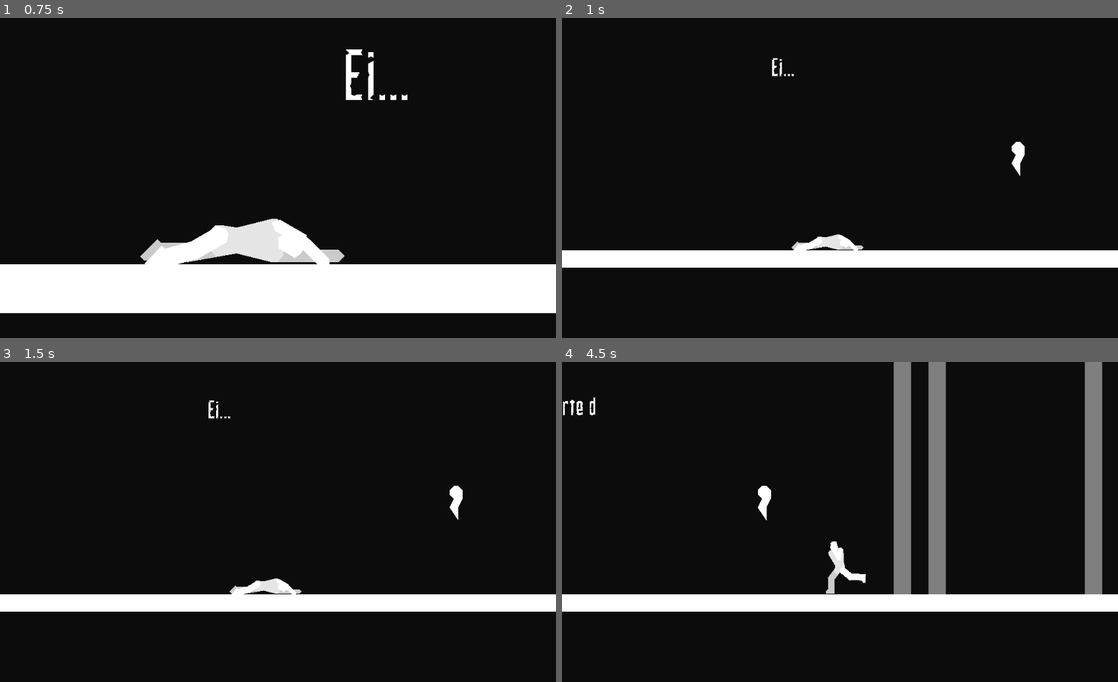
Above: before the commit, frames 1-4 (two rows, left to right).
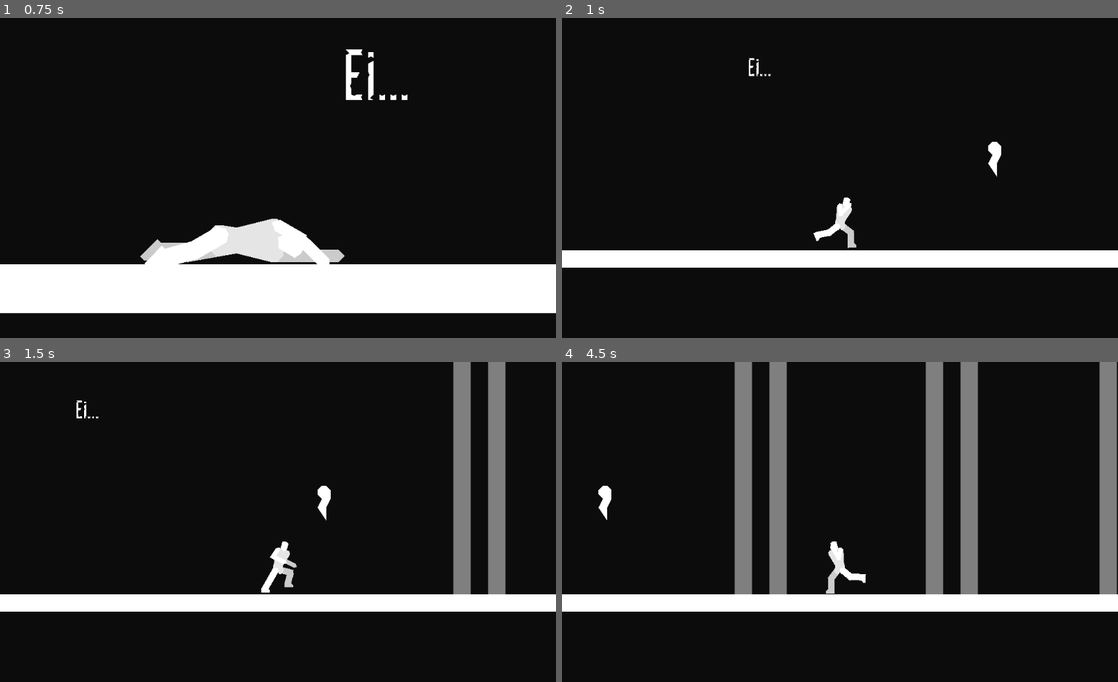
Above: after the commit, the same moments.

Repository: DarknessCatt/Lost-Soul
Game: Godot game, scene res://Maps/Prototype_Dead_World/Prototype_Dead_World.tscn
The game is run twice, just before and just after one commit, with the same random seed, the same clock (stepped at 60 frames per second) and the same inputs.
Inputs:
- Up to frame 1 (0.75 s): hold Right (hero_right) from 0.53 s (still down); hold D (hero_heart) from 0.53 s (still down)
- Up to frame 2 (1 s): keep holding Right (hero_right); keep holding D (hero_heart); tap Z (hero_jump) at 0.77 s
- Up to frame 3 (1.5 s): keep holding Right (hero_right); release D (hero_heart) at 1.28 s; tap D (hero_heart) at 1.35 s
- Up to frame 4 (4.5 s): tap Z (hero_jump) at 1.52, 3.02, 3.77 s; release Right (hero_right) at 2.03 s; hold Left (hero_left) 2.03-2.78 s; hold D (hero_heart) 2.03-2.78 s; hold Right (hero_right) 2.78-4.28 s; tap D (hero_heart) at 2.85, 4.35 s; hold D (hero_heart) 3.53-4.28 s; hold Left (hero_left) from 4.28 s (still down)

Frame 1 is identical in both runs. In frame 2, 1.2% of the frame differs, in the area x 33-84%, y 12-73%; in frame 3, 5.8%; in frame 4, 15%, in the area x 0-100%, y 0-73%.

Commit message:
Hero Rework: Fix Hitbox bug

Diff:
--- a/Lost_Soul/Entities/Hero/FSM/Playing.gd
+++ b/Lost_Soul/Entities/Hero/FSM/Playing.gd
@@ -8,7 +8,12 @@
 func enter(Player : KinematicBody2D) -> void:
 	self.Player_Node = Player
 
-	move_state = $OnGround
+	if Player.is_on_floor():
+		move_state = $OnGround
+
+	else:
+		move_state = $Falling
+
 	action_state = $Idle
 
 	move_state.enter(self, Player_Node)
@@ -26,7 +31,8 @@
 	action_state.enter(self, Player_Node)
 
 func exit(Player : KinematicBody2D) -> void:
-	pass
+	move_state.exit(self, Player_Node)
+	action_state.exit(self, Player_Node)
 
 func update(Player: KinematicBody2D, delta : float) -> void:
 	move_state.update(self, Player, delta)
